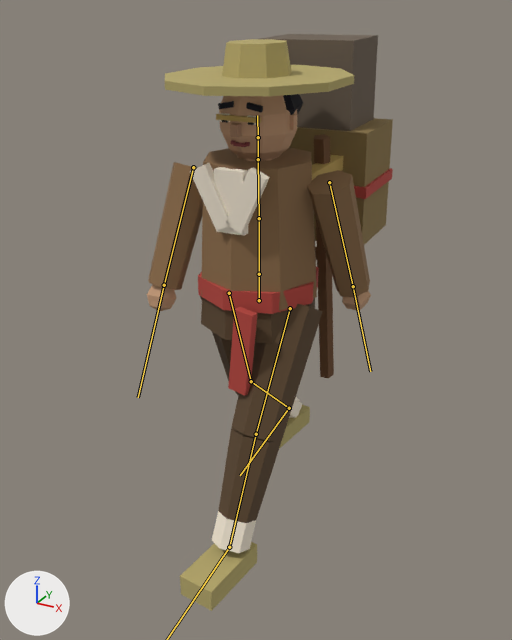
The glTF model assets3d/npcs/npc_N110a.glb, before and after one commit.
Rendered twice from a 50 mm lens placed at (1.12, -2.06, 1.9), pointed at (-0.02, 0.01, 0.87). Lighting does not change. The marker at lower left points along +X, +Y and +Z. The older version comes first. Both versions are drawn at frame 15 of the action 'Walk'; the numbers are the values there. The bones that change, and the others that lie on the model, are drawn over the model as lines.

In view in the first picture: 'npc_N110a_part0', 'npc_N110a_part1', 'npc_N110a_part11', 'npc_N110a_part12', 'npc_N110a_part13', 'npc_N110a_part14', 'npc_N110a_part15', 'npc_N110a_part2', 'npc_N110a_part3', 'npc_N110a_part4', 'npc_N110a_part5', 'npc_N110a_part6', 'npc_N110a_part7', 'npc_N110a_part8', 'npc_N110a_part9'.
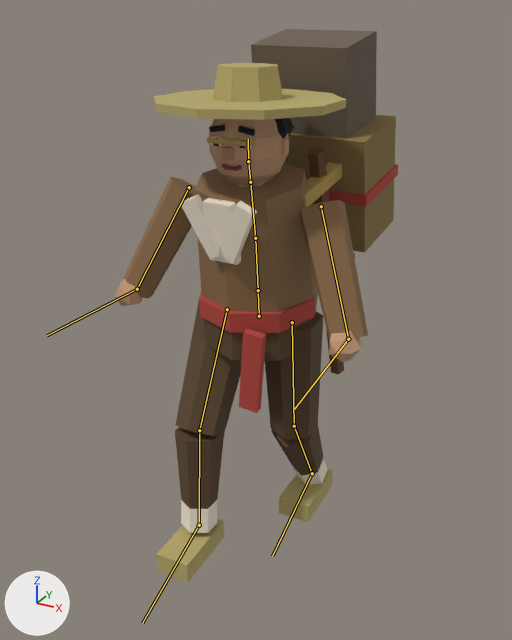
Pixel boxes (x1, y1, x2, y2) of what changed, in the pictures (512 x 640 px):
```json
{"object": "npc_N110a_part4", "change": "posed", "before": [148, 147, 370, 311], "after": [122, 162, 368, 341], "on screen": "11% wider, 9% taller"}
{"object": "npc_N110a_part0", "change": "posed", "before": [200, 296, 323, 523], "after": [175, 301, 324, 509], "on screen": "21% wider, 8% shorter"}
{"object": "npc_N110a_part11", "change": "posed", "before": [165, 39, 354, 97], "after": [154, 63, 346, 120]}
{"object": "npc_N110a_part15", "change": "posed", "before": [260, 34, 378, 131], "after": [251, 29, 377, 139], "on screen": "7% wider, 13% taller"}
{"object": "npc_N110a_part1", "change": "posed", "before": [190, 113, 302, 553], "after": [180, 136, 328, 533], "on screen": "32% wider, 10% shorter"}
{"object": "npc_N110a_part3", "change": "posed", "before": [198, 168, 393, 395], "after": [199, 164, 398, 413], "on screen": "10% taller"}
{"object": "npc_N110a_part5", "change": "posed", "before": [147, 95, 371, 311], "after": [114, 119, 361, 362], "on screen": "10% wider, 12% taller"}
{"object": "npc_N110a_part14", "change": "posed", "before": [290, 118, 393, 245], "after": [285, 115, 396, 253], "on screen": "8% wider, 9% taller"}
{"object": "npc_N110a_part2", "change": "posed", "before": [180, 405, 310, 611], "after": [157, 469, 333, 583], "on screen": "35% wider, 44% shorter"}
{"object": "npc_N110a_part13", "change": "posed", "before": [314, 134, 334, 378], "after": [308, 147, 355, 375]}
{"object": "npc_N110a_part12", "change": "posed", "before": [216, 114, 343, 180], "after": [207, 137, 342, 207], "on screen": "6% wider"}
{"object": "npc_N110a_part7", "change": "posed", "before": [218, 94, 303, 115], "after": [209, 118, 294, 138]}
{"object": "npc_N110a_part8", "change": "posed", "before": [230, 123, 242, 137], "after": [222, 146, 233, 161], "on screen": "8% narrower, 7% taller"}
{"object": "npc_N110a_part6", "change": "posed", "before": [222, 117, 254, 125], "after": [213, 138, 246, 148]}
{"bone": "Hips", "before": "(259, 300) to (259, 274)", "after": "(259, 316) to (258, 290)"}
{"bone": "Spine", "before": "(259, 274) to (259, 218)", "after": "(258, 290) to (255, 238)"}
{"bone": "Chest", "before": "(259, 218) to (258, 159)", "after": "(255, 238) to (250, 182)"}
{"bone": "Head", "before": "(258, 137) to (257, 115)", "after": "(248, 161) to (248, 139)"}
{"bone": "UpperArm.L", "before": "(329, 182) to (353, 286)", "after": "(321, 206) to (348, 339)"}
{"bone": "Hand.L", "before": "(353, 286) to (370, 371)", "after": "(348, 339) to (294, 409)"}
{"bone": "UpperArm.R", "before": "(193, 167) to (164, 285)", "after": "(189, 187) to (137, 289)"}
{"bone": "Hand.R", "before": "(164, 285) to (138, 397)", "after": "(137, 289) to (47, 335)"}
{"bone": "UpperLeg.L", "before": "(290, 308) to (256, 434)", "after": "(292, 322) to (294, 426)"}
{"bone": "LowerLeg.L", "before": "(256, 434) to (229, 547)", "after": "(294, 426) to (312, 473)"}
{"bone": "UpperLeg.R", "before": "(229, 293) to (251, 381)", "after": "(227, 309) to (199, 430)"}
{"bone": "LowerLeg.R", "before": "(251, 381) to (289, 408)", "after": "(199, 430) to (199, 525)"}
{"bone": "Foot.R", "before": "(289, 408) to (240, 475)", "after": "(199, 525) to (142, 623)"}
```

The change, as JSON lines over the scene's bpy script:
```json
{"block": "bone_hips", "where": "bone_hips = bpy.data.objects['Armature'].pose.bones['Hips']  # child of 'Root'"}
{"op": "set", "path": "bone_hips.location", "old": "(0.0, 0.0, 0.0)", "new": "(0.0, -0.059, 0.0)"}
{"op": "set", "path": "bone_hips.rotation_quaternion", "old": "(0.999, 0.0, -0.044, 0.0)", "new": "(0.999, 0.035, 0.019, -0.001)", "note": "degrees (0, -5, 0) -> degrees (4, 2, 0)"}
{"block": "bone_spine", "where": "bone_spine = bpy.data.objects['Armature'].pose.bones['Spine']  # child of 'Hips'"}
{"op": "set", "path": "bone_spine.rotation_quaternion", "old": "(1.0, 0.0, 0.0, 0.0)", "new": "(1.0, 0.016, -0.012, 0.0)", "note": "degrees (0, 0, 0) -> degrees (2, -1, 0)"}
{"block": "bone_chest", "where": "bone_chest = bpy.data.objects['Armature'].pose.bones['Chest']  # child of 'Spine'"}
{"op": "set", "path": "bone_chest.rotation_quaternion", "old": "(0.998, 0.017, 0.061, -0.001)", "new": "(0.999, 0.037, -0.018, 0.001)", "note": "degrees (2, 7, 0) -> degrees (4, -2, 0)"}
{"block": "bone_head", "where": "bone_head = bpy.data.objects['Armature'].pose.bones['Head']  # child of 'Neck'"}
{"op": "set", "path": "bone_head.rotation_quaternion", "old": "(1.0, 0.0, -0.026, 0.0)", "new": "(0.996, -0.087, 0.026, 0.002)", "note": "degrees (0, -3, 0) -> degrees (-10, 3, 0)"}
{"block": "bone_upperarm_l", "where": "bone_upperarm_l = bpy.data.objects['Armature'].pose.bones['UpperArm.L']  # child of 'Chest'"}
{"op": "set", "path": "bone_upperarm_l.rotation_quaternion", "old": "(0.988, 0.154, 0.019, 0.019)", "new": "(-0.964, 0.196, -0.008, 0.178)", "note": "degrees (18, 2, 2) -> degrees (-22, -3, -20)"}
{"block": "bone_hand_l", "where": "bone_hand_l = bpy.data.objects['Armature'].pose.bones['Hand.L']  # child of 'UpperArm.L'"}
{"op": "set", "path": "bone_hand_l.rotation_quaternion", "old": "(1.0, 0.0, 0.0, 0.0)", "new": "(0.819, -0.568, -0.057, -0.057)", "note": "degrees (0, 0, 0) -> degrees (-69, -9, -2)"}
{"block": "bone_upperarm_r", "where": "bone_upperarm_r = bpy.data.objects['Armature'].pose.bones['UpperArm.R']  # child of 'Chest'"}
{"op": "set", "path": "bone_upperarm_r.rotation_quaternion", "old": "(-0.982, 0.188, -0.023, -0.023)", "new": "(-0.964, 0.196, 0.008, -0.178)", "note": "degrees (-22, 3, 2) -> degrees (-22, 3, 20)"}
{"block": "bone_hand_r", "where": "bone_hand_r = bpy.data.objects['Armature'].pose.bones['Hand.R']  # child of 'UpperArm.R'"}
{"op": "set", "path": "bone_hand_r.rotation_quaternion", "old": "(1.0, 0.0, 0.0, 0.0)", "new": "(0.819, -0.568, 0.057, 0.057)", "note": "degrees (0, 0, 0) -> degrees (-69, 9, 2)"}
{"block": "bone_upperleg_l", "where": "bone_upperleg_l = bpy.data.objects['Armature'].pose.bones['UpperLeg.L']  # child of 'Hips'"}
{"op": "set", "path": "bone_upperleg_l.rotation_quaternion", "old": "(0.97, -0.242, 0.0, 0.0)", "new": "(1.0, 0.011, 0.0, 0.0)", "note": "degrees (-28, 0, 0) -> degrees (1, 0, 0)"}
{"block": "bone_lowerleg_l", "where": "bone_lowerleg_l = bpy.data.objects['Armature'].pose.bones['LowerLeg.L']  # child of 'UpperLeg.L'"}
{"op": "set", "path": "bone_lowerleg_l.rotation_quaternion", "old": "(0.999, 0.035, 0.0, 0.0)", "new": "(0.975, 0.22, 0.0, 0.0)", "note": "degrees (4, 0, 0) -> degrees (25, 0, 0)"}
{"block": "bone_foot_l", "where": "bone_foot_l = bpy.data.objects['Armature'].pose.bones['Foot.L']  # child of 'LowerLeg.L'"}
{"op": "set", "path": "bone_foot_l.rotation_quaternion", "old": "(0.978, 0.208, 0.0, 0.0)", "new": "(0.964, -0.264, 0.0, 0.0)", "note": "degrees (24, 0, 0) -> degrees (-31, 0, 0)"}
{"block": "bone_upperleg_r", "where": "bone_upperleg_r = bpy.data.objects['Armature'].pose.bones['UpperLeg.R']  # child of 'Hips'"}
{"op": "set", "path": "bone_upperleg_r.rotation_quaternion", "old": "(-0.988, -0.156, 0.0, 0.0)", "new": "(0.958, -0.288, 0.0, 0.0)", "note": "degrees (18, 0, 0) -> degrees (-33, 0, 0)"}
{"block": "bone_lowerleg_r", "where": "bone_lowerleg_r = bpy.data.objects['Armature'].pose.bones['LowerLeg.R']  # child of 'UpperLeg.R'"}
{"op": "set", "path": "bone_lowerleg_r.rotation_quaternion", "old": "(0.966, 0.259, 0.0, 0.0)", "new": "(0.975, 0.221, 0.0, 0.0)", "note": "degrees (30, 0, 0) -> degrees (25, 0, 0)"}
{"block": "bone_foot_r", "where": "bone_foot_r = bpy.data.objects['Armature'].pose.bones['Foot.R']  # child of 'LowerLeg.R'"}
{"op": "set", "path": "bone_foot_r.rotation_quaternion", "old": "(0.914, -0.407, 0.0, 0.0)", "new": "(0.999, 0.035, 0.0, 0.0)", "note": "degrees (-48, 0, 0) -> degrees (4, 0, 0)"}
```
